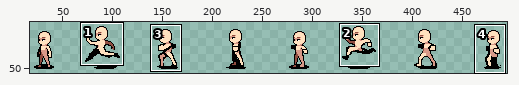
A sprite sheet gets an edit: public/assets/Characters/Human/Inworld/Move/West/sheet.png. The picture above shows the old version from afar; the outline marks the close-up.
Close-up. Before the commit:
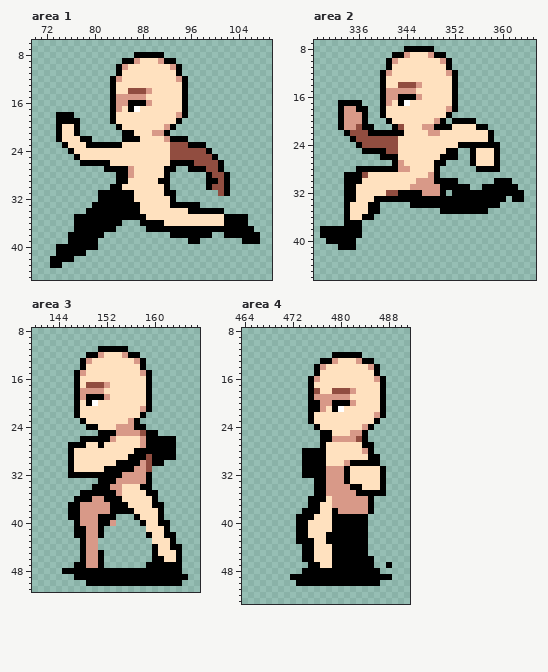
The file is 512x64 pixels. Shown: area 1: x 70..109, y 6..45; area 2: x 329..365, y 7..46; area 3: x 140..167, y 8..51; area 4: x 464..491, y 8..53. The wide view leaves out empty margins. The commit also changed other parts of the picture, which this record leaves out.
After:
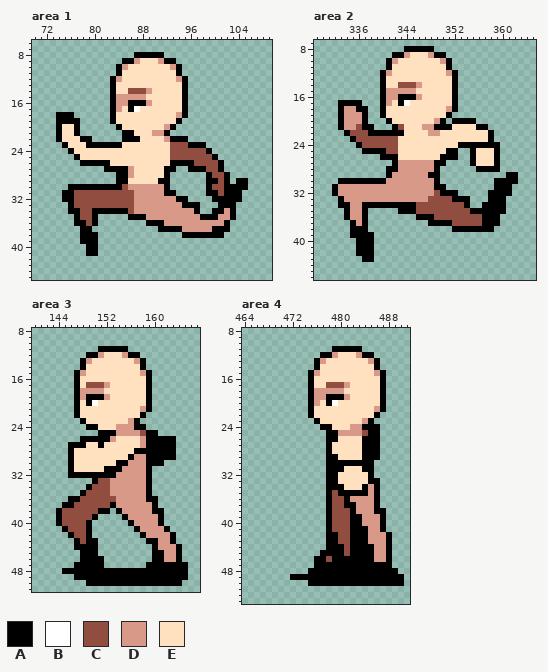
Palette (. is transparent): A #000000  B #ffffff  C #914d40  D #d89988  E #ffe1bf
What changed:
Changed rows in their new state; - is an unchanged pixel.
Area 1:
first column x 73:
29 -------------------------------AA--
30 ---AAAAAAA--CDDDDDD-----------AAA--
31 --AACCCCCCCCCCDDDDD-------AA--AA---
32 --AACCCCCCCCCCDDDDDDDAA----AAAAA---
33 ---ACCCCCCCCCCDDDDDDDD------AAA----
34 ---AACC------CDDDDDDDDDD-..--DA----
35 -----CC-.....---DDDDDDDDDAAADD-..--
36 ------C-....---.---DDDDDDDDDD-...--
37 ----.--....-----..----DDDDD---....-
38 ---..---.-----------..-----AA......
39 ---..------------------..-------...
40 -.....-----------------------------
41 -.....AA---------------------------
42 ....-------------------------------
43 ..---------------------------------
Area 2:
first column x 330:
27 --------------DDDDD---------------
28 ------.....----DDDD---------------
29 ----.......ADDDDDDA------------AA-
30 ---A---AAAADDDDD----...---------A-
31 --ADDDDDDDDDDDD----A-....--..---.-
32 --ADDDDDDDDDDDDDD--C-A-.....----..
33 ---ADDDDDDDDDDDDDDCCCC---...----..
34 ---A-DDA--AAAAA-CCCCCCCC-..---A---
35 -----DDA..---AAACCCCCCCCC---AAA---
36 -----DD-.-------AAACCCCCCCCAAA----
37 ----.-DA----------AAAACCCCCAAA----
38 .....--A--------------AAAAAAA-----
39 .....--AA-------------------------
40 -.....AAA-------------------------
41 ---...AAA-------------------------
42 ------AAA-------------------------
43 -------AA-------------------------
Area 3:
first column x 144:
29 -------------DDA------
30 ------------DD-A------
31 -----------DD--A------
32 ----------D-----------
33 ------ACCD------------
34 -----ACCC--DDDD-------
35 -----CCCCD-DDDD-.-----
36 --A-CCCCCCDDDDDA------
37 -A-CCCCCC-DDDDDD-.----
38 ACCCCCCAA.-DDDDDA-----
39 ACCCCCA...-ADDDDD-----
40 ACCCCA....--ADDDD-.---
41 -ACCCA..-----ADDDD----
42 --ACCA..------ADDDD---
43 ---ACAA--------AADD---
44 ---A-AA----------DDD--
45 -----AA.---------ADD--
46 -----AA-----------DD--
47 -----AA--------------A
48 ---------------------A
Area 4:
first column x 473:
11 ------AAAAA-------
12 ----AADEEEDAA-----
13 ---ADEE---EEDA----
14 ----E-------E-----
15 --AD---------DA---
16 ---E---------E----
17 -----CCCD---------
18 ---DDDDDEE--------
19 -----AAA----------
20 ---DEABEEE--------
21 ---EE-EE-----D----
22 -------------A.---
23 --.A-------DA.----
24 ---.AA---DDA-A----
25 ----.-ADD--CAA----
26 ----.-AEEEE-AA----
27 ----.A-------A----
28 -....A-----A-A----
29 -....AA----A------
30 -....AAAA----.----
31 -....AAAE--AA..---
32 -....AAEE---A..---
33 ---..AAEE---AA.---
34 ---..AAAEEEADA.---
35 ---..ACAAA--D-.---
36 --...ACCA---DA----
37 --...ACCAA--DA----
38 -....ACCCA--DAA---
39 .....ACCC--DDDA---
40 .....ACCC--DDDA---
41 .....ACCC---DDA---
42 .....--CC---DDDA--
43 .....--CC---DDDA--
44 -....A--C---ADDA--
45 -...AA--C---ADDA--
46 -..AAC-------DDA--
47 --.-AA-------AA---
48 -.------------AAA-
49 ----------------AA
50 ..------------AAAA
Where, in picture pixels (left, top, right, bottom), the same in both close-ups:
changed: (50, 178, 260, 268)
changed: (320, 160, 524, 262)
changed: (56, 454, 188, 574)
changed: (296, 346, 404, 586)
